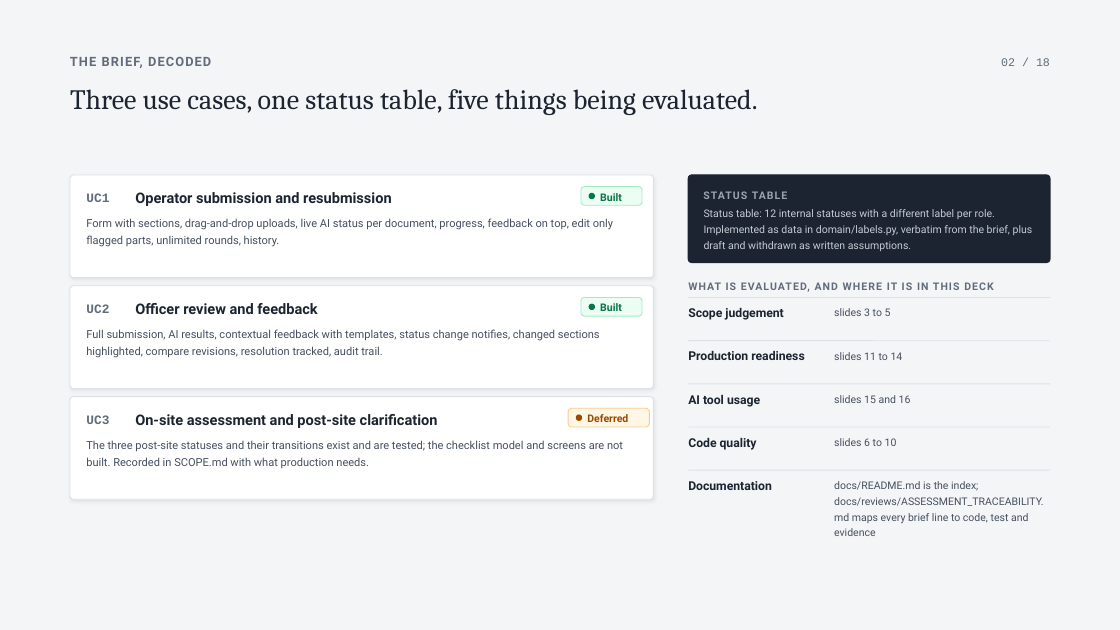
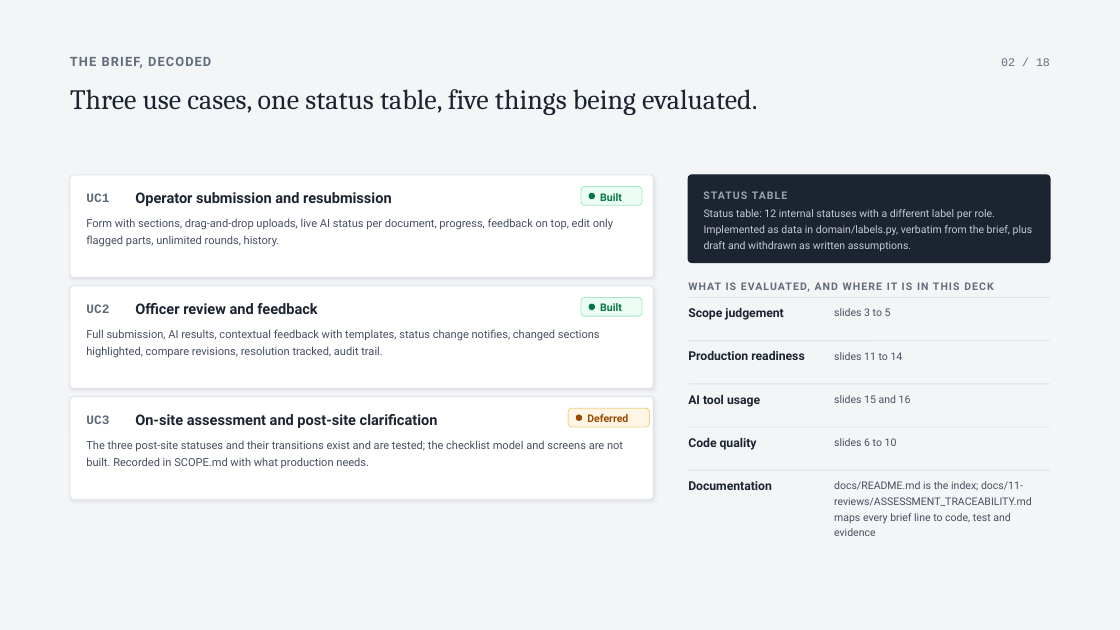
Before and after one commit to SuhaasNv/permitflow, a slide deck: slide 2 of docs/13-debrief/technical-deck/PermitFlow-technical.pptx. Drawn at 1120x630 pixels with LibreOffice and Linux fonts; fonts in the diff are those of the drawing. Boxes give left, top, right and bottom in pixels: in the first picture for what was removed or moved away, otherwise in the second. Text is boxed around its words. In the diff, an @@ line names an element or a change of style, - is before the commit and + after.

Commit message:
docs: technical deck follows the numbered folders

```diff
--- a/docs/13-debrief/technical-deck/PermitFlow-technical.pptx
+++ b/docs/13-debrief/technical-deck/PermitFlow-technical.pptx
@@ text at box(834, 481, 1032, 536): text changed @@
-docs/README.md is the index; docs/reviews/ASSESSMENT_TRACEABILITY.md maps every brief line to code, test and evidence
+docs/README.md is the index; docs/11-reviews/ASSESSMENT_TRACEABILITY.md maps every brief line to code, test and evidence
```
Also in this commit, not shown: 7 other slides changed, 1 other file.
